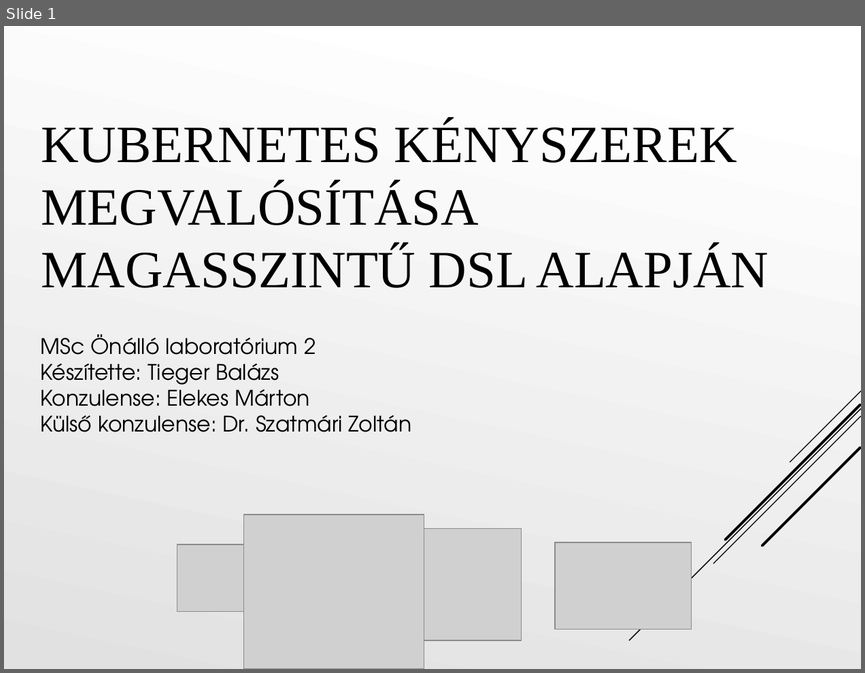
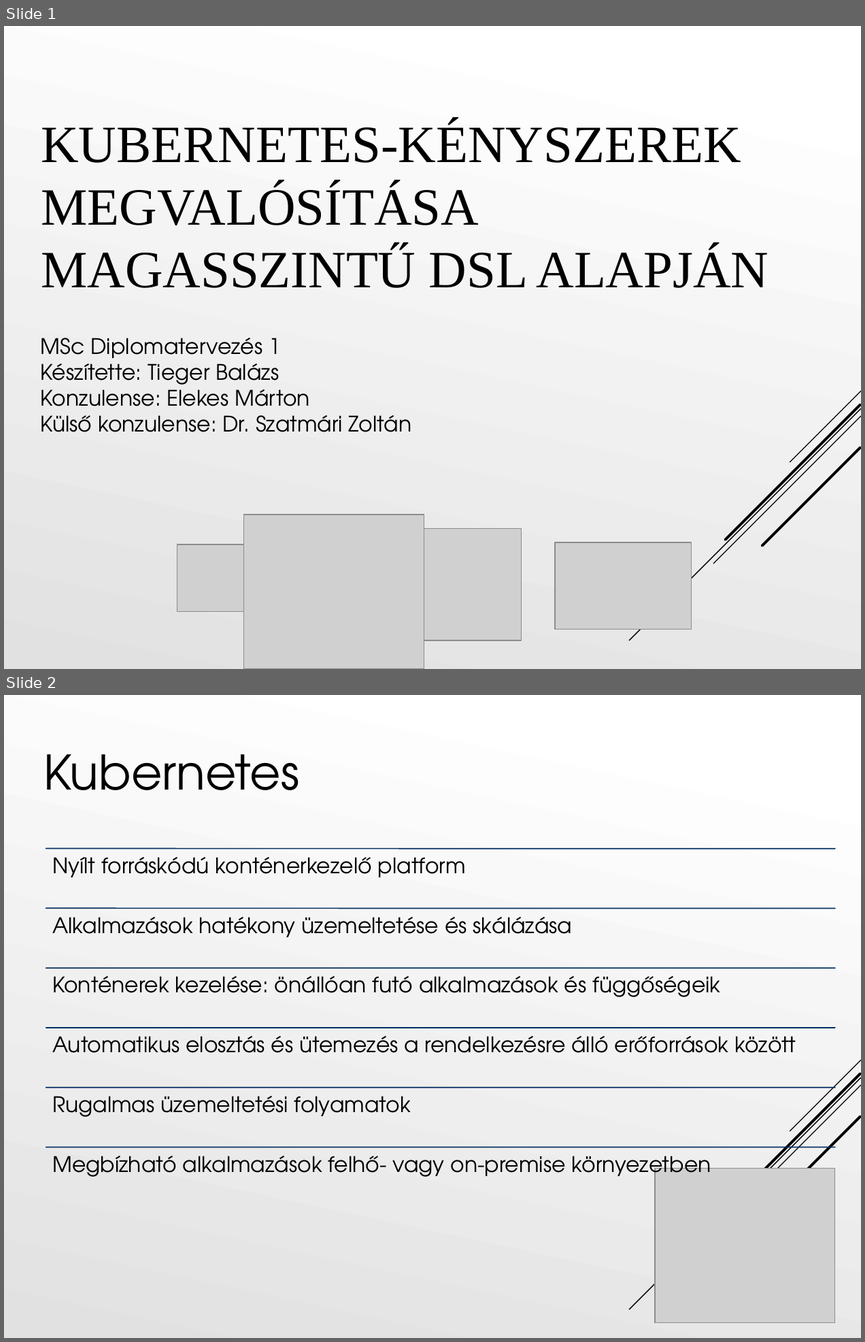
Before and after one commit to Tiegris/KonstrainR, a slide deck: ppt/prezi.pptx. Shown one above the other, each under a label of ours: slide 1 before the commit, slides 1 and 2 after it. The pictures are 865x673 and 865x1342 pixels, drawn with LibreOffice and Linux fonts; fonts in the diff are those of the drawing; grey boxes stand for pictures. Boxes give left, top, right and bottom in pixels: in the first picture for what was removed or moved away, otherwise in the second. Text is boxed around its words. In the diff, an @@ line names an element or a change of style, - is before the commit and + after.

```diff
--- a/ppt/prezi.pptx
+++ b/ppt/prezi.pptx
@@ slide 2 added at box(4, 695, 861, 1338), background gradient #FFFFFF to #E1E1E1; not listed: 5 template elements that a slide beside it also shows @@
@@ title added at box(43, 754, 299, 790), 40 pt, text #000000 @@
+Kubernetes
@@ group added at box(46, 849, 835, 1182): 6 lines, 6 texts @@
+Nyílt forráskódú konténerkezelő platform
+Alkalmazások hatékony üzemeltetése és skálázása
+Konténerek kezelése: önállóan futó alkalmazások és függőségeik
+Automatikus elosztás és ütemezés a rendelkezésre álló erőforrások között
+Rugalmas üzemeltetési folyamatok
+Megbízható alkalmazások felhő- vagy on-premise környezetben
@@ picture added at box(655, 1168, 835, 1322) @@
@@ slide 1 changed as well @@
@@ title at box(41, 121, 768, 288): text changed @@
-KUBERNETES KÉNYSZEREK MEGVALÓSÍTÁSA MAGASSZINTŰ DSL ALAPJÁN
+KUBERNETES-KÉNYSZEREK MEGVALÓSÍTÁSA MAGASSZINTŰ DSL ALAPJÁN
@@ text at box(41, 337, 280, 365): text changed @@
-MSc Önálló laboratórium 2
+MSc Diplomatervezés 1
```
Also in this commit, not shown: 2 other slides changed, 13 other slides added, 11 slides removed.
